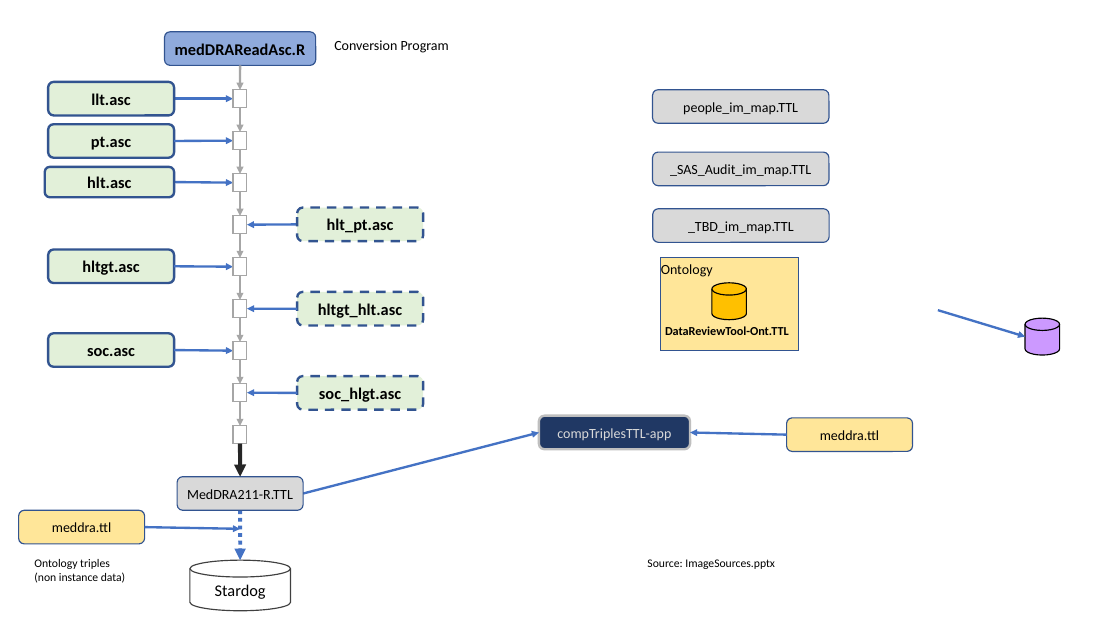
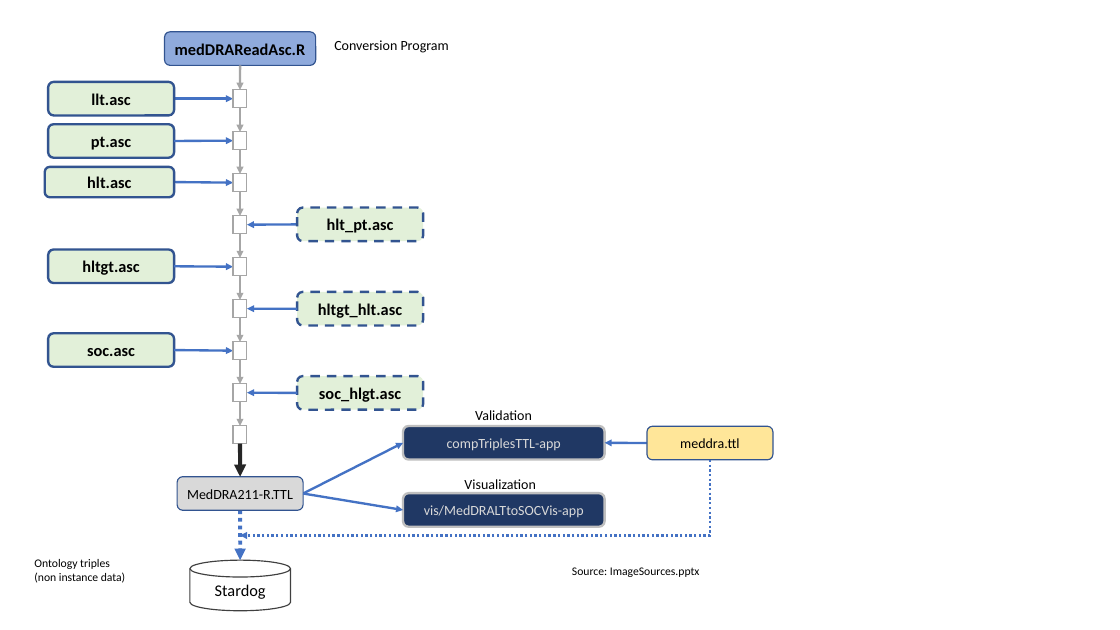
Before and after one commit to phuse-org/CTDasRDF, a slide deck: slide 6 of doc/images/ImageSources.pptx. Drawn at 1120x630 pixels with LibreOffice and Linux fonts; fonts in the diff are those of the drawing. Boxes give left, top, right and bottom in pixels: in the first picture for what was removed or moved away, otherwise in the second. Text is boxed around its words. In the diff, an @@ line names an element or a change of style, - is before the commit and + after.

Commit message:
meddra conversion updates

```diff
--- a/doc/images/ImageSources.pptx
+++ b/doc/images/ImageSources.pptx
@@ rounded rectangle removed at [653, 90, 829, 124] @@
-people_im_map.TTL
@@ rounded rectangle removed at [653, 152, 829, 186] @@
-_SAS_Audit_im_map.TTL
@@ rounded rectangle removed at [653, 209, 829, 243] @@
-_TBD_im_map.TTL
@@ rectangle removed at [660, 258, 798, 351] @@
@@ text removed at [661, 264, 713, 277] @@
-Ontology
@@ cylinder removed at [712, 283, 747, 320] @@
@@ text removed at [665, 326, 789, 335] @@
-DataReviewTool-Ont.TTL
@@ arrow removed from (939, 310) to (1025, 337) @@
@@ cylinder removed at [1025, 318, 1060, 355] @@
@@ text added at [475, 410, 532, 420], 12 pt, text #000000 @@
+Validation
@@ rounded rectangle removed at [786, 418, 912, 451] @@
-meddra.ttl
@@ arrow moved from (303, 494) - (539, 433) to (303, 494) - (403, 443) @@
@@ rounded rectangle "compTriplesTTL-app": place and size @@
-rounded rectangle "compTriplesTTL-app" at [539, 416, 691, 450]
+rounded rectangle "compTriplesTTL-app" at [403, 426, 605, 460]
@@ arrow moved from (786, 434) - (691, 433) to (647, 443) - (605, 443) @@
@@ rounded rectangle "meddra.ttl": place and size @@
-rounded rectangle "meddra.ttl" at [18, 511, 145, 544]
+rounded rectangle "meddra.ttl" at [647, 426, 773, 460]
@@ elbow arrow added from (710, 460) to (240, 536), #4472C4 2 pt dashed @@
@@ text added at [464, 479, 535, 493], 12 pt, text #000000 @@
+Visualization
@@ arrow moved from (145, 528) - (240, 529) to (303, 494) - (403, 510) @@
@@ rounded rectangle added at [403, 493, 605, 527], fill #203864, outline #BFBFBF 2 pt, 12 pt, text #D9D9D9 @@
+vis/MedDRALTtoSOCVis-app
@@ text "Source: ImageSources.pptx": place and size @@
-text "Source: ImageSources.pptx" at [647, 559, 775, 569]
+text "Source: ImageSources.pptx" at [572, 567, 700, 577]
```
Also in this commit, not shown: 8 other files.
